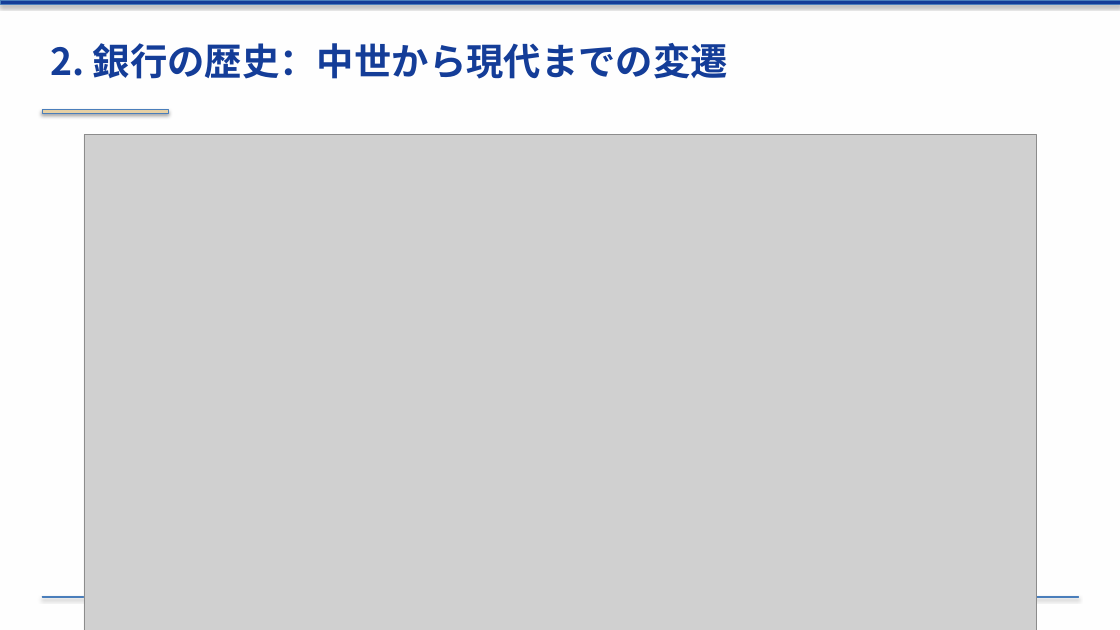
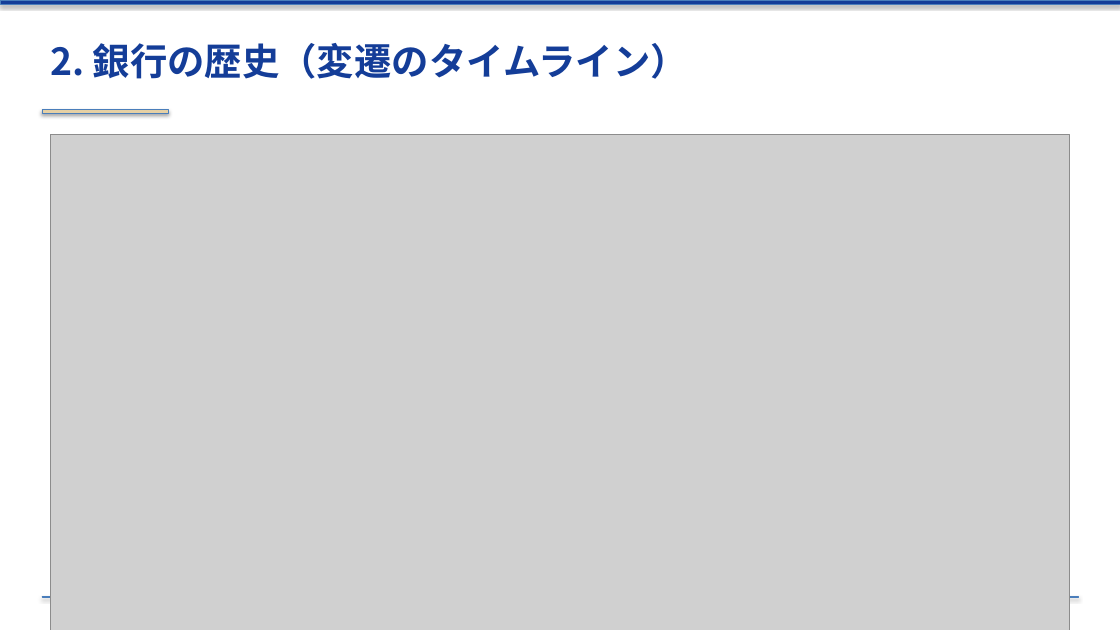
Before and after one commit to xilicrysta/bank-pptx, a slide deck: slide 6 of bank_industry_presentation.pptx. Drawn at 1120x630 pixels with LibreOffice and Linux fonts; fonts in the diff are those of the drawing; grey boxes stand for pictures. Boxes give left, top, right and bottom in pixels: in the first picture for what was removed or moved away, otherwise in the second. Text is boxed around its words. In the diff, an @@ line names an element or a change of style, - is before the commit and + after.

```diff
--- a/bank_industry_presentation.pptx
+++ b/bank_industry_presentation.pptx
@@ background #FEFEFE to #FFFFFF @@
@@ text at [50, 43, 688, 79]: text changed @@
-2. 銀行の歴史：中世から現代までの変遷
+2. 銀行の歴史（変遷のタイムライン）
@@ picture: place and size @@
-picture at [84, 134, 1036, 630]
+picture at [50, 134, 1070, 630]
```
Also in this commit, not shown: 19 other slides changed, 2 other files.
